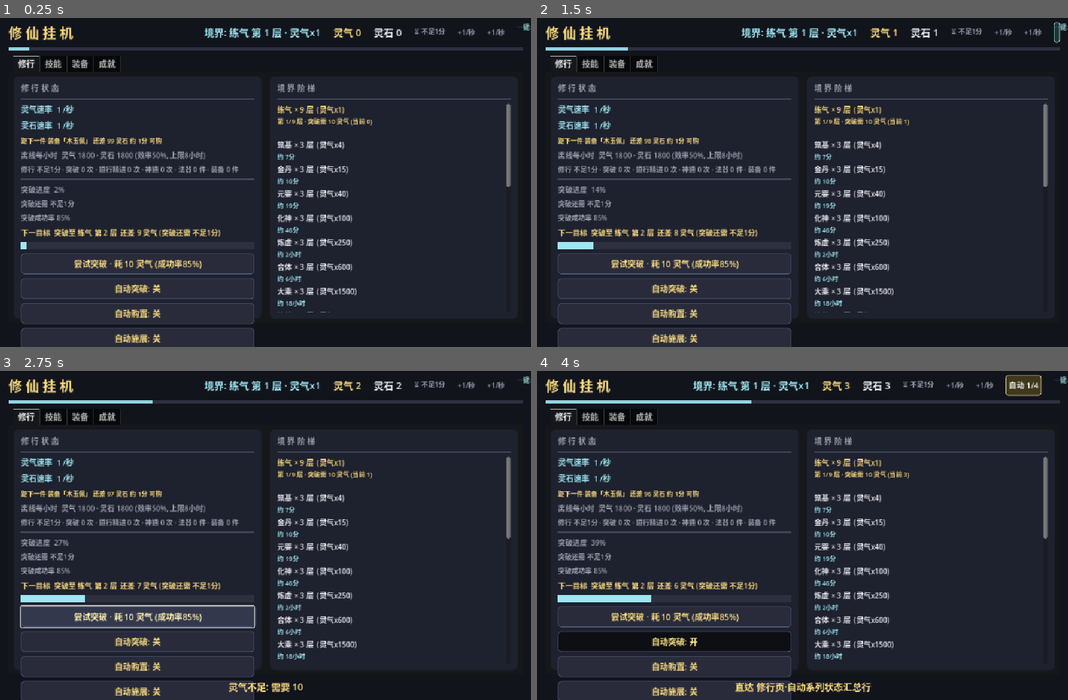
Above: before the commit, frames 1-4 (two rows, left to right).
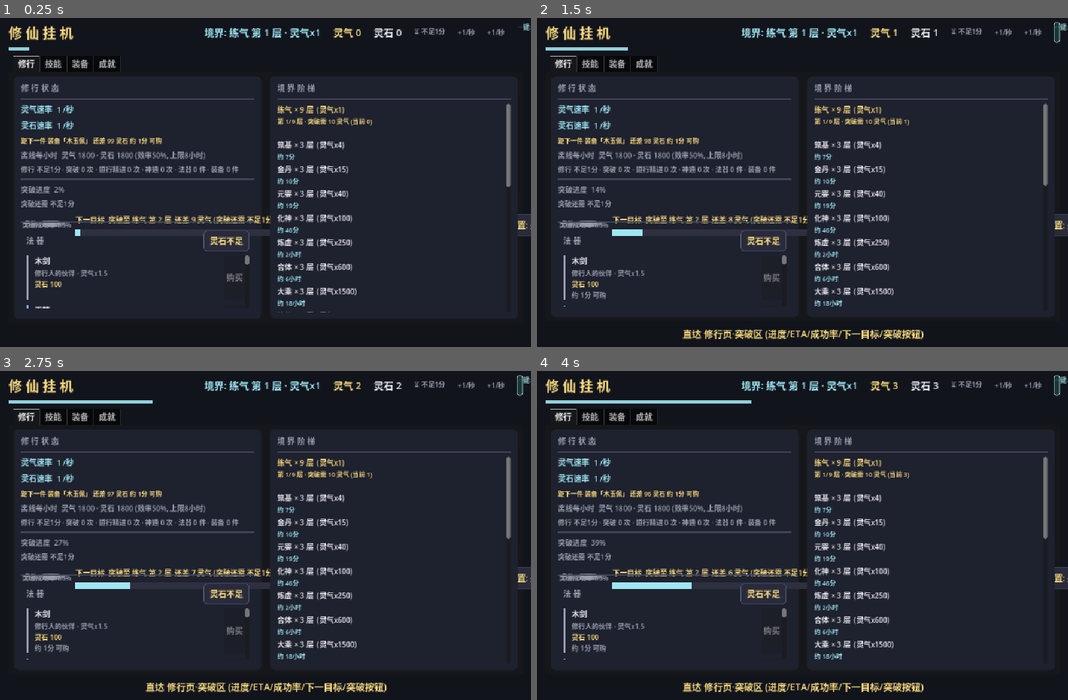
Above: after the commit, the same moments.

Repository: playerss/xiuxian-idle-godot
Game: Godot game, scene res://scenes/main.tscn
The game is run twice, just before and just after one commit, with the same random seed, the same clock (stepped at 60 frames per second) and the same inputs.
Inputs (mouse positions are in pixels of both pictures, inside the frame that each line leads up to):
- Up to frame 1 (0.25 s): no input
- Up to frame 2 (1.5 s): click (802, 47) at 0.52 s; click (1057, 31) at 1.27 s
- Up to frame 3 (2.75 s): click "尝试突破 · 耗 10 灵气 (成功率85%)" at 2 s
- Up to frame 4 (4 s): click "自动突破: 关" at 2.75 s; click (1025, 384) at 3.5 s, where only the run before the commit has a clickable "自动 1/4"

The runs differ from the first frame. In frame 1, 8.1% of the frame differs, in the area x 3-100%, y 8-100%; in frame 2, 8.7%; in frame 3, 11%; in frame 4, 12%, in the area x 3-100%, y 1-100%.

Commit message:
feat(打磨-82): 顶栏下一目标进度条 点击直达 — 打磨-81 进度条 纯展示, 挂机 顶栏 看到 进度 想 直达 突破 操作 要 手动 切 修行页 找 突破 按钮; 进度条 升级 flat Button 可点击热区 (手型光标+悬停 淡底 金边, 复用 打磨-73/74 徽标 模式): 点击=切 修行页 + 突破区 (进度/ETA/成功率/下一目标/突破按钮/自动系列 开关) 金边高亮 1.2s (复用 法器区/自动汇总行 高亮 口径: 透明 Panel 外壳 + 金边 2px + 1.2s 自动恢复, 重入 kill 旧 tween), 纯导航 无 存档/统计 副作用; 突破区 原 竖排 9 元素 收进 透明 Panel 外壳 (横排 成功率 + 进度区 VBox + 突破按钮 + 4 自动开关, 视觉 顺序/间距 不变); main.gd _goalbar_bg ColorRect→Button + _on_goalbar/_flash_break_panel/_restore_break_panel + _break_panel 外壳, 进度条 tooltip 追加 点击直达 口径 (动态 刷新 路径 同步); ui_test +18 项 = 1773 项 (热区 flat Button+手型+非 toggle/悬停金边 hover 边框宽=1/tooltip 点击口径/突破区 Panel 外壳+初始无边框/点击 切 tab0+金边高亮 边框宽=2+底部消息/重入 kill 旧 tween 不叠加/1.2s 后 自动恢复 边框 0/无 资源/境界/突破 误触发 副作用/收尾 无边框 稳定); selftest 987 + stress 613 + 主场景冒烟 0 报错回归全过; 顺带 4 张 Steam 商店截图 Xvfb 重跑更新当前版 UI (01 顶栏下 进度条 y60..64 青色满条 1888/1920 + 突破区 横排 布局 程序化 校验)

Diff:
--- a/scripts/main.gd
+++ b/scripts/main.gd
@@ -38,10 +38,12 @@
 var _rate_text := ""           # 打磨-78: 主资源速率 文本缓存 (变化才刷, 空串=隐藏)
 var _sr_label: Label           # 打磨-79: 顶栏 灵石速率 常显 ("+X/秒", 与 修行页 灵石速率 行 同口径, 文本变化 才刷)
 var _sr_text := ""             # 打磨-79: 灵石速率 文本缓存 (变化才刷, 空串=隐藏)
-var _goalbar_bg: ColorRect     # 打磨-81: 顶栏 下一目标 渐变进度条 背景 (5px, 全宽)
+var _goalbar_bg: Button        # 打磨-81/82: 顶栏 下一目标 渐变进度条 背景 (5px, 全宽; 打磨-82 起 升级 flat Button 可点击热区)
 var _goalbar_fill: ColorRect   # 打磨-81: 进度条 填充 (青色 渐变, 按 next_goal_ratio 0..1)
 var _goalbar_cache_key := ""   # 打磨-81: 进度条 缓存键 "宽|2%量化档" (变化才写 fill, 防 每帧 重绘)
 var _goalbar_tip := ""         # 打磨-81: 进度条 tooltip 缓存 (与 下一目标 行 同 节流 路径)
+var _break_panel: Panel        # 打磨-82: 突破区 透明 Panel 外壳 (顶栏 进度条 点击直达 时 金边高亮 1.2s, 复用 法器区/汇总行 口径)
+var _break_hi_tween: Tween     # 打磨-82: 突破区 高亮 tween (1.2s 后 自动恢复, 重入 kill 旧 tween)
 var _progress_label: Label
 var _bar_bg: ColorRect
 var _bar_fill: ColorRect
@@ -368,15 +370,33 @@
 	# 打磨-81: 顶栏 下一目标 渐变进度条 (5px 全宽, 顶栏 下: 按 next_goal_ratio 0..1 青色 填充;
 	# 未飞升=下一层/下一境界 突破资源 进度, 飞升后=道行精进 进度, 道祖封顶=满条;
 	# 填充 2% 量化档+布局宽 变化 才写 (挂机 恒定 无 每帧 重绘), tooltip 动态 含 比例)
-	_goalbar_bg = ColorRect.new()
-	_goalbar_bg.color = Color(0.18, 0.19, 0.25)
+	# 打磨-82: 进度条 升级 flat Button 可点击热区 (手型光标+悬停 淡底 金边, 复用 打磨-73/74 徽标 模式):
+	# 点击=切 修行页 + 突破区 (进度条/ETA/成功率/下一目标/突破按钮/自动系列) 金边高亮 1.2s (复用 法器区 高亮 口径);
+	# 纯导航 无 存档/统计 副作用; 背景/填充 视觉 口径 不变 (flat Button 自绘 透明底 + 填充 ColorRect 子节点)
+	_goalbar_bg = Button.new()
+	_goalbar_bg.flat = true
+	_goalbar_bg.toggle_mode = false
+	_goalbar_bg.mouse_default_cursor_shape = Control.CURSOR_POINTING_HAND
+	_goalbar_bg.tooltip_text = "下一目标 进度 (与 修行页 下一目标 行 同 口径: 当前 主资源 / 突破消耗, 攒满即 可 点击 突破; 跨境界/飞升 后 目标 自动 切换, 道祖 封顶 恒 满条; 纯展示, 无 存档/统计 副作用)\n点击: 直达 修行页·突破区 (金边高亮)"
+	var gb_sb := StyleBoxFlat.new()
+	gb_sb.bg_color = Color(0.18, 0.19, 0.25, 0.0)
+	gb_sb.set_border_width_all(0)
+	_goalbar_bg.add_theme_stylebox_override("normal", gb_sb)
+	var gb_hv := StyleBoxFlat.new()
+	gb_hv.bg_color = Color(0.98, 0.86, 0.5, 0.12)
+	gb_hv.set_border_width_all(1)
+	gb_hv.border_color = Color(0.98, 0.86, 0.5)
+	_goalbar_bg.add_theme_stylebox_override("hover", gb_hv)
+	_goalbar_bg.add_theme_stylebox_override("pressed", gb_hv.duplicate())
+	_goalbar_bg.add_theme_stylebox_override("focus", gb_sb.duplicate())
+	_goalbar_bg.pressed.connect(_on_goalbar)
 	_goalbar_bg.custom_minimum_size = Vector2(0, 5)
 	_goalbar_bg.size_flags_horizontal = Control.SIZE_EXPAND_FILL
-	_goalbar_bg.tooltip_text = "下一目标 进度 (与 修行页 下一目标 行 同 口径: 当前 主资源 / 突破消耗, 攒满即 可 点击 突破; 跨境界/飞升 后 目标 自动 切换, 道祖 封顶 恒 满条; 纯展示, 无 存档/统计 副作用)"
 	root.add_child(_goalbar_bg)
 	_goalbar_fill = ColorRect.new()
 	_goalbar_fill.color = Color(0.62, 0.9, 0.95, 0.9)
 	_goalbar_fill.position = Vector2.ZERO
+	_goalbar_fill.mouse_filter = Control.MOUSE_FILTER_IGNORE
 	_goalbar_bg.add_child(_goalbar_fill)
 
 	# Tab
@@ -517,49 +537,71 @@
 	_break_eta_label.tooltip_text = "按当前灵气(道行)速率估算攒够突破资源所需时间。挂机/神通/境界提升都会改变该时间, 攒够后自动消失。"
 	# 打磨-36: 主突破/道行精进成功率 (与浮动提示/按钮口径对齐; 道祖封顶圆满)
 	_chance_label = _label("", 13, DIM)
-	left.add_child(_chance_label)
 	# 打磨-37: 成功率行 tooltip 动态展示构成 (境界基础/功法/装备/钳制, 数值变化才刷)
 	_chance_label.tooltip_text = GameData.primary_break_chance_tip()
+	# 打磨-82: 突破区 透明 Panel 外壳 (顶栏 下一目标 进度条 点击直达 时 金边高亮 1.2s,
+	# 复用 法器区/自动汇总行 口径: 高亮载体 透明 Panel + 金边 2px + 1.2s 自动恢复)
+	_break_panel = Panel.new()
+	var bp_sb := StyleBoxFlat.new()
+	bp_sb.bg_color = Color(0, 0, 0, 0)
+	bp_sb.set_corner_radius_all(8)
+	_break_panel.add_theme_stylebox_override("panel", bp_sb)
+	_break_panel.tooltip_text = "突破区 (进度/ETA/成功率/下一目标/突破按钮/自动系列 开关)。顶栏 下一目标 进度条 点击 可 直达 本区 (金边高亮 1.2s)。"
+	left.add_child(_break_panel)
+	# 突破区 横排 (成功率 + 进度区 VBox + 突破按钮 + 4 自动开关; 视觉 顺序/间距 与原 竖排 一致)
+	var break_box := HBoxContainer.new()
+	break_box.set_anchors_preset(Control.PRESET_FULL_RECT)
+	break_box.offset_left = 2
+	break_box.offset_top = 2
+	break_box.offset_right = -2
+	break_box.offset_bottom = -2
+	break_box.add_theme_constant_override("separation", 8)
+	_break_panel.add_child(break_box)
+	break_box.add_child(_chance_label)
+	var break_col := VBoxContainer.new()
+	break_col.size_flags_vertical = Control.SIZE_EXPAND_FILL
+	break_col.add_theme_constant_override("separation", 8)
+	break_box.add_child(break_col)
 	# 打磨-31: 下一目标提示 (玩家下一步该做什么: 目标名+缺口+预计时间)
 	_goal_label = _label("", 14, GOLD)
-	left.add_child(_goal_label)
+	break_col.add_child(_goal_label)
 	_goal_label.tooltip_text = "当前最优先的下一步: 攒够突破资源即点击突破; 飞升后改为道行精进。"
 	_bar_bg = ColorRect.new()
 	_bar_bg.color = Color(0.18, 0.19, 0.25)
 	_bar_bg.custom_minimum_size = Vector2(0, 14)
 	_bar_bg.size_flags_horizontal = Control.SIZE_EXPAND_FILL
-	left.add_child(_bar_bg)
+	break_col.add_child(_bar_bg)
 	_bar_fill = ColorRect.new()
 	_bar_fill.color = CYAN
 	_bar_fill.position = Vector2.ZERO
 	_bar_bg.add_child(_bar_fill)
 	_break_btn = _make_button("尝试突破")
 	_break_btn.pressed.connect(_on_break)
-	left.add_child(_break_btn)
+	break_box.add_child(_break_btn)
 	# 打磨-67: 自动突破开关 (资源攒够自动尝试 突破/道行精进; 状态变化才刷按钮态)
 	_auto_break_btn = _make_button("自动突破: 关")
 	_auto_break_btn.toggle_mode = true
 	_auto_break_btn.pressed.connect(_on_auto_break)
 	_auto_break_btn.tooltip_text = "资源攒够 突破/道行精进 消耗时 自动尝试, 无需手动点按钮 (挂机时生效; 离线期间不触发, 离线只结算收益, 重新进入游戏后生效)。\n成功弹绿色浮动 / 飞升弹金色浮动 / 失败弹红色浮动 (与手动按钮同口径, 浮动文案追加 自动 标注), 每帧至多尝试一次, 失败不重烧 (资源攒够才再试)。\n开关 存档 持久化, 默认 关 (手动玩家不受影响); 道祖封顶 恒不触发。"
-	left.add_child(_auto_break_btn)
+	break_box.add_child(_auto_break_btn)
 	# 打磨-68: 自动购置开关 (灵石攒够 自动购买 法器/装备 + 自动最佳换装; 状态变化才刷按钮态)
 	_auto_buy_btn = _make_button("自动购置: 关")
 	_auto_buy_btn.toggle_mode = true
 	_auto_buy_btn.pressed.connect(_on_auto_buy)
 	_auto_buy_btn.tooltip_text = "灵石攒够 自动购买 未拥有 法器/装备 (与 一键购置/一键购买 同口径: 价格升序连买 买得起 的, 槽位空时自动穿戴), 并自动 换上 各部位 最佳 拥有件 (一键最佳 口径)。\n每帧至多一轮, 灵石花到买不起为止 (购买后最便宜件恒买不起, 无热循环); 购入时底部消息提示 件数与花费 (无屏幕浮动, 避免挂机刷屏)。\n开关 存档 持久化, 默认 关 (手动玩家不受影响); 离线期间不触发 (离线只结算收益, 重新进入游戏后生效)。"
-	left.add_child(_auto_buy_btn)
+	break_box.add_child(_auto_buy_btn)
 	# 打磨-69: 自动施展开关 (主动神通 冷却完毕 自动 施展 爆发; 状态变化才刷按钮态)
 	_auto_cast_btn = _make_button("自动施展: 关")
 	_auto_cast_btn.toggle_mode = true
 	_auto_cast_btn.pressed.connect(_on_auto_cast)
 	_auto_cast_btn.tooltip_text = "已学 主动神通 冷却完毕 自动 施展 爆发 (与 一键施展 同口径: 一次释放所有 就绪 的 主动神通, 各神通 爆发=当前灵气速率 x 爆发秒数, 飞升后=道行; 施展后 各自 进冷却)。\n每帧至多一轮 (施展后 各神通 进冷却, 全冷却中 0 施展, 无热循环); 施展时屏幕中央绿色浮动 提示 数量与 爆发总量 (与 一键施展 浮动 同口径)。\n开关 存档 持久化, 默认 关 (手动玩家不受影响); 离线期间不触发 (离线只结算收益, 重新进入游戏后生效)。"
-	left.add_child(_auto_cast_btn)
+	break_box.add_child(_auto_cast_btn)
 	# 打磨-80: 自动领悟开关 (境界/层 提升 解锁 新技能 自动 批量 领悟; 状态变化才刷按钮态)
 	_auto_learn_btn = _make_button("自动领悟: 关")
 	_auto_learn_btn.toggle_mode = true
 	_auto_learn_btn.pressed.connect(_on_auto_learn)
 	_auto_learn_btn.tooltip_text = "境界/层 提升 解锁 新技能 时 自动 批量 领悟 全部 未学+境界足够 技能 (与 一键领悟 按钮 全局口径 一致: 无 类别/品质 筛选 叠加; 学习 免费 无 资源  …(194 unchanged characters)…
-	left.add_child(_auto_learn_btn)
+	break_box.add_child(_auto_learn_btn)
 	# 打磨-70: 自动系列 状态汇总行 (三个开关 开启后 扫视 不知 哪些 已 生效;
 	# 一行摘要 "自动: 突破 ✓/✗ · 购置 ✓/✗ · 施展 ✓/✗", 开启 金 / 未开 灰, 状态 变化 才刷)
 	# 打磨-74: 汇总行 包进透明 Panel (顶栏 自动 徽标 点击直达 时 金边高亮 1.2s, 复用 法器区 口径)
@@ -1978,6 +2020,7 @@
 	var tip: String = ("下一目标  %d%%  |  %s" if not g.ascended else "道行精进  %d%%  |  %s") % [
 		pct, g.next_goal_text()]
 	tip += "\n(与 修行页 下一目标 行 同 口径: 当前 主资源 / 突破消耗, 攒满 即 可 点击 突破/修炼; 纯展示, 无 存档/统计 副作用)"
+	tip += "\n点击: 直达 修行页·突破区 (金边高亮)"
 	if tip != _goalbar_tip:
 		_goalbar_tip = tip
 		_goalbar_bg.tooltip_text = tip
@@ -2480,6 +2523,41 @@
 	_auto_sum_panel.add_theme_stylebox_override("panel", sb)
 
 
+# 打磨-82: 顶栏 下一目标 进度条 点击直达 — 点击=切 修行页 + 突破区 (进度/ETA/成功率/
+# 下一目标/突破按钮/自动系列) 金边高亮 1.2s (复用 法器区 高亮 口径); 纯导航 无 存档/统计 副作用,
+# 与 顶栏 自动 徽标 点击直达 (打磨-74) / 收集进度 点击直达 (打磨-44) 同 模式
+func _on_goalbar() -> void:
+	_tab.current_tab = 0
+	_flash_break_panel()
+	_show_msg("直达 修行页·突破区 (进度/ETA/成功率/下一目标/突破按钮)")
+
+
+# 打磨-82: 突破区 金边高亮 1.2s 后自动恢复 (tween 驱动, 重入时先 kill 旧 tween, 同 法器区 口径)
+func _flash_break_panel() -> void:
+	if _break_panel == null:
+		return
+	if _break_hi_tween != null and _break_hi_tween.is_valid():
+		_break_hi_tween.kill()
+	var sb := StyleBoxFlat.new()
+	sb.bg_color = Color(0, 0, 0, 0)
+	sb.border_color = GOLD
+	sb.set_border_width_all(2)
+	sb.set_corner_radius_all(8)
+	_break_panel.add_theme_stylebox_override("panel", sb)
+	_break_hi_tween = create_tween()
+	_break_hi_tween.tween_interval(1.2)
+	_break_hi_tween.tween_callback(_restore_break_panel)
+
+
+func _restore_break_panel() -> void:
+	if _break_panel == null:
+		return
+	var sb := StyleBoxFlat.new()
+	sb.bg_color = Color(0, 0, 0, 0)
+	sb.set_corner_radius_all(8)
+	_break_panel.add_theme_stylebox_override("panel", sb)
+
+
 # 打磨-11: 装备部位筛选 (显示/隐藏对应行)
 func _on_equip_filter(slot: String) -> void:
 	_equip_filter_active = slot
--- a/scripts/ui_test.gd
+++ b/scripts/ui_test.gd
@@ -22,6 +22,11 @@
 ##          就绪 合并一行/按钮同步恢复 施展/tick/drain 无 资源/统计 副作用/无重复触发)
 ## 打磨-47: 一键购买 (装备/法器) 结果反馈断言 (变更>0 底部消息追加 共花灵石+距下一件缺口/
 ##          全拥有 0 变更 不追加/tooltip 说明 结果反馈 口径)
+## 打磨-79: 顶栏灵石速率常显断言
+## 打磨-81: 顶栏下一目标渐变进度条断言
+## 打磨-82: 顶栏下一目标进度条点击直达断言 (升级 flat Button 可点击热区 手型光标/悬停金边/
+##          tooltip 点击口径/突破区 Panel 外壳+初始无边框/点击切 tab0+金边高亮+底部消息/
+##          重入不叠加/1.2s 自动恢复/无 资源/统计 副作用/收尾 无边框)
 ## 运行: timeout 30 ~/bin/godot --headless --path . res://scenes/ui_test.tscn
 ## 退出码 0 = 通过, 非 0 = 失败 (失败详情写入 user://ui_test_result.txt)
 ## 说明: 实例化主场景 (UI 全代码构建), 直接驱动 _refresh 断言进度条节点/宽度/颜色/tooltip;
@@ -131,6 +136,7 @@
 	_assert_primary_rate_badge()
 	_assert_stone_rate_badge()
 	await _assert_goalbar()
+	await _assert_goalbar_jump()
 	_finish()
 
 
@@ -3205,7 +3211,7 @@
 # 飞升 口径 切换 道行精进 动态 恒等/道祖 封顶 满条/恢复 复原 收尾 0% 稳定 无 资源/统计 副作用
 func _assert_goalbar() -> void:
 	var g := GameData
-	var bg: ColorRect = ui._goalbar_bg
+	var bg: Node = ui._goalbar_bg
 	var fill: ColorRect = ui._goalbar_fill
 	check(bg != null and fill != null, "打磨-81 顶栏 下一目标 进度条 节点 存在")
 	check(fill.get_parent() == bg, "打磨-81 填充 挂在 背景 下 (实际 %s)" % str(fill.get_parent()))
@@ -3299,3 +3305,69 @@
 	check(int(fill.size.x) == 0 and g.stats == snap81e,
 		"打磨-81 收尾 恢复 0% 空 填充 稳定 无副作用")
 	g.essence = ess81s  # 恢复 前序 残留 灵气 (不影响 _finish, 防 后续 轮 启动态 漂移)
+
+
+# 打磨-82: 顶栏 下一目标 进度条 点击直达 — 进度条 升级 flat Button 可点击热区 (手型光标+悬停 金边),
+# 点击=切 修行页 + 突破区 Panel 外壳 金边高亮 1.2s (复用 法器区/汇总行 口径), 纯导航 无 存档/统计 副作用;
+# 断言 (手动驱动 确定性): 热区=flat Button+手型+非 toggle/悬停金边 样式/tooltip 点击口径/
+# 突破区 Panel 外壳 存在+初始 无边框/点击 切 修行页(tab0)+突破区 金边+底部消息/
+# 重入 kill 旧 tween 不叠加/1.2s 后 高亮 自动恢复 边框0/无 资源/统计 副作用 (纯导航)/收尾 无边框
+func _assert_goalbar_jump() -> void:
+	var g := GameData
+	var bg: Node = ui._goalbar_bg
+	# 热区 = flat Button 可点击 (手型光标, 非 toggle)
+	check(bg is Button and (bg as Button).flat == true,
+		"打磨-82 进度条 节点 是 flat Button (升级 可点击热区)")
+	check((bg as Button).mouse_default_cursor_shape == Control.CURSOR_POINTING_HAND,
+		"打磨-82 进度条 手型光标 提示可点")
+	check((bg as Button).toggle_mode == false, "打磨-82 进度条 非 toggle (点击即触发)")
+	check(bg.get_theme_stylebox("hover") != null
+			and (bg.get_theme_stylebox("hover") as StyleBoxFlat).border_width_left == 1,
+		"打磨-82 进度条 悬停 金边 样式 非空 (hover 边框宽=1)")
+	check(str(bg.tooltip_text).find("点击: 直达 修行页·突破区") >= 0,
+		"打磨-82 进度条 tooltip 含 点击直达 口径 (实际 %s)" % str(bg.tooltip_text).left(40))
+	# 突破区 Panel 外壳 存在 + 初始 无边框 (恢复态)
+	check(ui._break_panel != null and ui._break_panel is Panel, "打磨-82 突破区 Panel 外壳 存在")
+	check(ui._bar_bg.get_parent() != null and ui._break_panel.get_child(0) != null,
+		"打磨-82 突破区 Panel 有 子布局 (实际 %d 子)" % ui._break_panel.get_child_count())
+	var sb0: StyleBoxFlat = ui._break_panel.get_theme_stylebox("panel")
+	check(sb0 != null and sb0.border_width_left == 0, "打磨-82 初始 突破区 无边框 (边框宽=0)")
+	# 副作用快照 (点击 不应改变)
+	var snap_essence := g.essence
+	var snap_stones := g.stones
+	var snap_stats := g.stats
+	var snap_realm := g.realm_idx
+	var snap_break_ok := int(g.stats.get("break_ok", 0.0))
+	# 切 成就页 作为 点击 前 受控 tab
+	ui._tab.current_tab = 3
+	# 点击 → 切 修行页(tab0) + 突破区 金边高亮 + 底部消息
+	ui._on_goalbar()
+	await get_tree().process_frame
+	check(ui._tab.current_tab == 0, "打磨-82 点击 进度条 → 切 修行页 (tab=0) (实际 %d)" % ui._tab.current_tab)
+	var sb_hi: StyleBoxFlat = ui._break_panel.get_theme_stylebox("panel")
+	check(sb_hi != null and sb_hi.border_width_left == 2 and sb_hi.border_color == ui.GOLD,
+		"打磨-82 点击 进度条 → 突破区 金边高亮 (边框宽=2 金)")
+	check(str(ui._msg_label.text).find("直达 修行页·突破区") >= 0,
+		"打磨-82 点击 进度条 → 底部消息确认 (实际 %s)" % str(ui._msg_label.text))
+	check(g.essence == snap_essence and g.stones == snap_stones and g.stats == snap_stats
+			and g.realm_idx == snap_realm,
+		"打磨-82 点击 进度条 无 资源/境界 副作用 (纯导航)")
+	# 重入: 高亮中 再点 进度条 kill 旧 tween 重开 (不报错 且 仍 高亮, 边框 口径 不变)
+	ui._on_goalbar()
+	await get_tree().process_frame
+	var sb_hi2: StyleBoxFlat = ui._break_panel.get_theme_stylebox("panel")
+	check(sb_hi2 != null and sb_hi2.border_width_left == 2, "打磨-82 高亮中 重入 不叠加/不报错 (仍 金边)")
+	# 等待 tween 结束 (1.2s, 重入后 重新计时) 后 自动恢复 边框 0
+	await get_tree().create_timer(1.4).timeout
+	var sb_rest: StyleBoxFlat = ui._break_panel.get_theme_stylebox("panel")
+	check(sb_rest != null and sb_rest.border_width_left == 0,
+		"打磨-82 突破区 高亮 1.2s 后 自动恢复 (边框宽=0)")
+	# 收尾: 修行页 稳定, 无边框 (防 污染); 突破按钮 未 误触发 (realm 未变 + break_ok 未增)
+	check(ui._tab.current_tab == 0, "打磨-82 收尾 保持 修行页")
+	var sb_end: StyleBoxFlat = ui._break_panel.get_theme_stylebox("panel")
+	check(sb_end != null and sb_end.border_width_left == 0, "打磨-82 收尾 突破区 无边框")
+	check(g.realm_idx == snap_realm and int(g.stats.get("break_ok", 0.0)) == snap_break_ok,
+		"打磨-82 收尾 无 境界/突破 误触发")
+	check(g.essence == snap_essence and g.stones == snap_stones and g.stats == snap_stats,
+		"打磨-82 收尾 无 资源/统计 副作用")
+	await get_tree().process_frame
Binary file changed: store/shots/01_training.png
Binary file changed: store/shots/02_skills.png
Binary file changed: store/shots/03_equipment.png
Binary file changed: store/shots/04_achievements.png
Not shown, changed: PROJECT_PLAN.md
Not shown, changed: README.md
